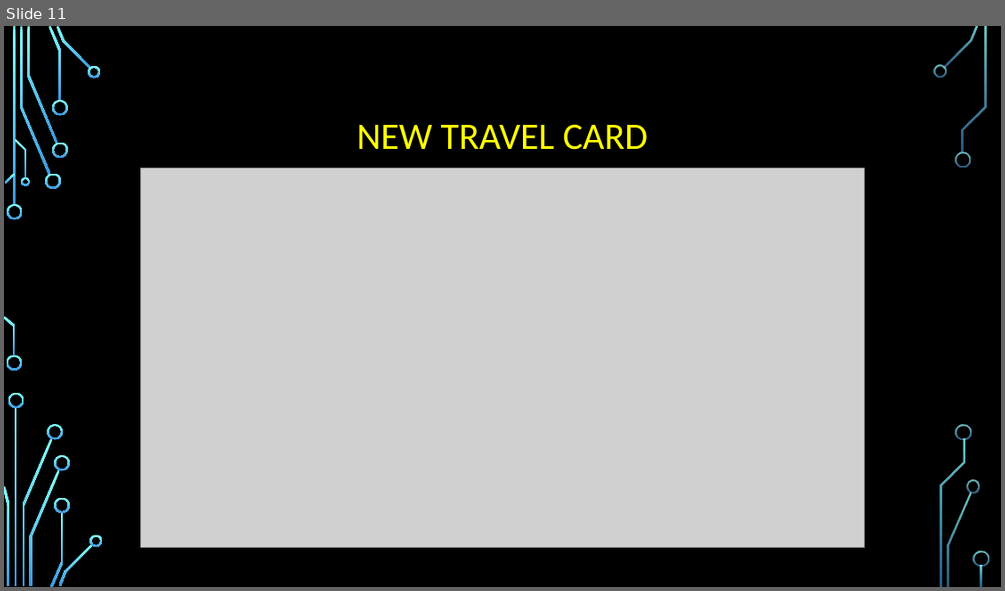
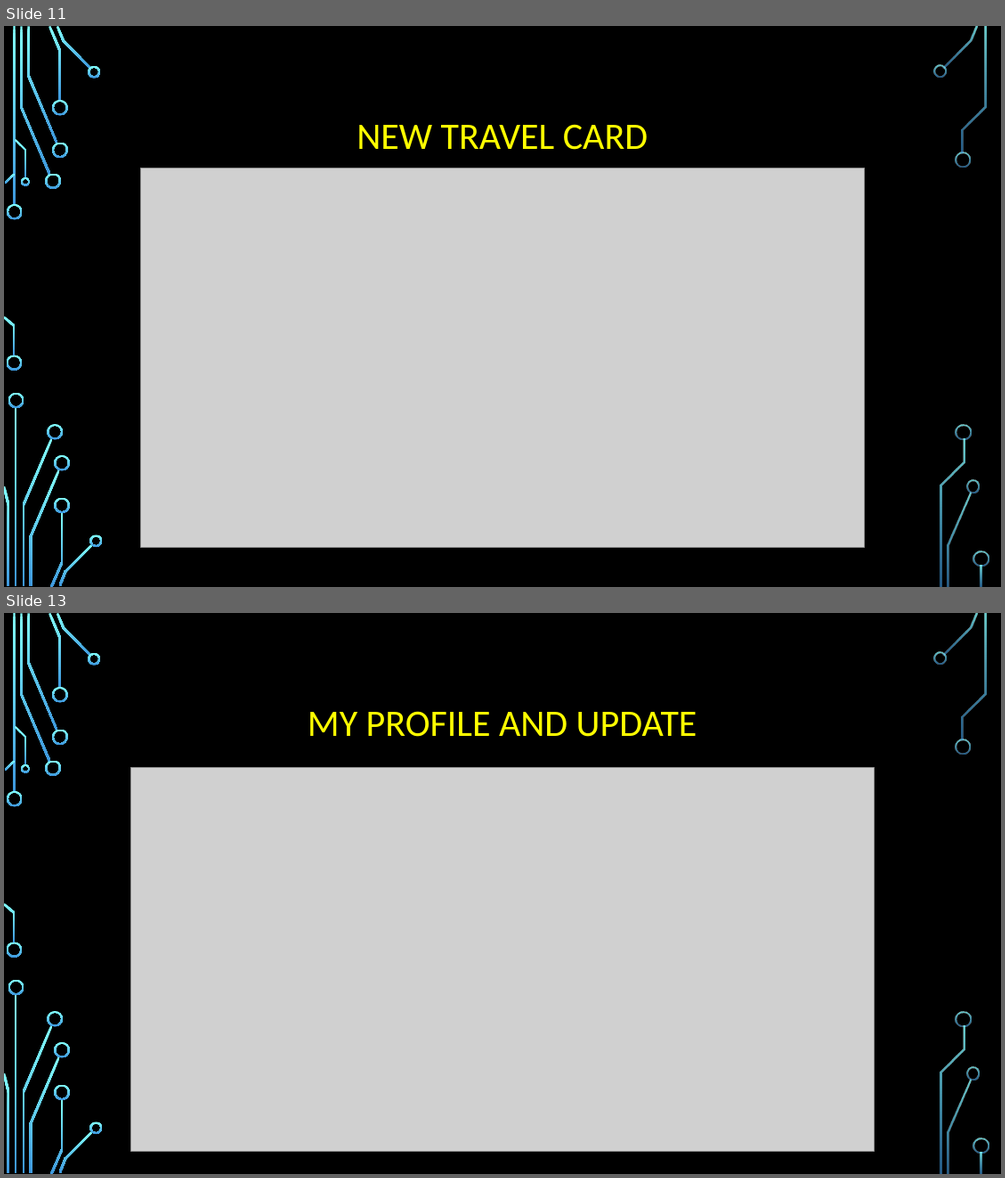
Before and after one commit to Pjorda96/lolitos, a slide deck: FLORIDACAR.pptx. Shown one above the other, each under a label of ours: slide 11 before the commit, slides 11 and 13 after it; the slides between them are not shown. The pictures are 1005x591 and 1005x1178 pixels, drawn with LibreOffice and Linux fonts; fonts in the diff are those of the drawing; grey boxes stand for pictures; background and template pictures are left out. Boxes give left, top, right and bottom in pixels: in the first picture for what was removed or moved away, otherwise in the second. Text is boxed around its words. In the diff, an @@ line names an element or a change of style, - is before the commit and + after.

```diff
--- a/FLORIDACAR.pptx
+++ b/FLORIDACAR.pptx
@@ slide 13 added at box(4, 613, 1001, 1174), background picture (left out); not listed: 36 template elements that a slide beside it also shows @@
@@ title added at box(307, 711, 697, 737), 36 pt, text #FFFF00 @@
+MY PROFILE AND UPDATE
@@ picture added at box(131, 768, 874, 1151) @@
```
Also in this commit, not shown: 2 other slides added.
